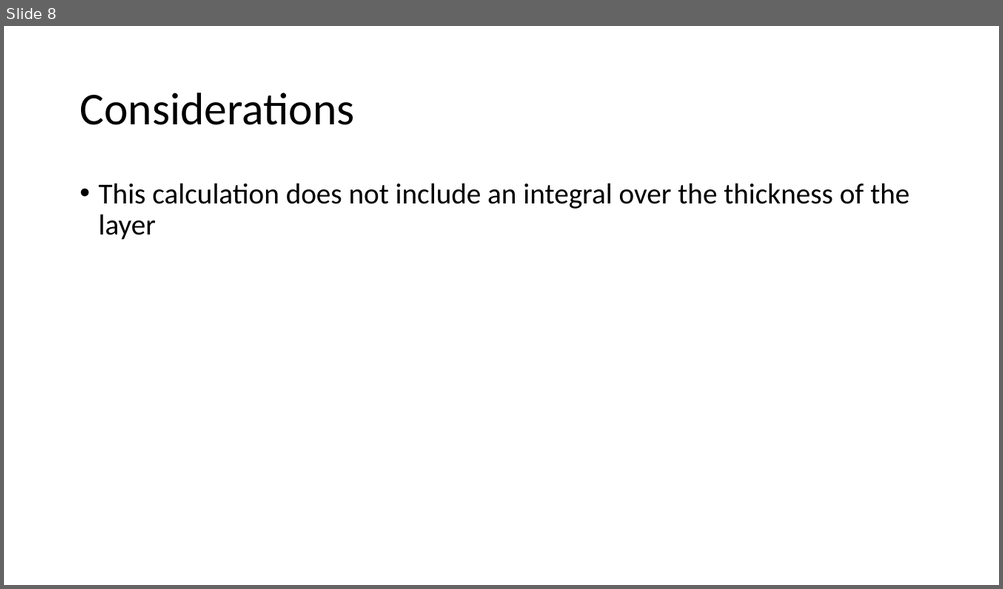
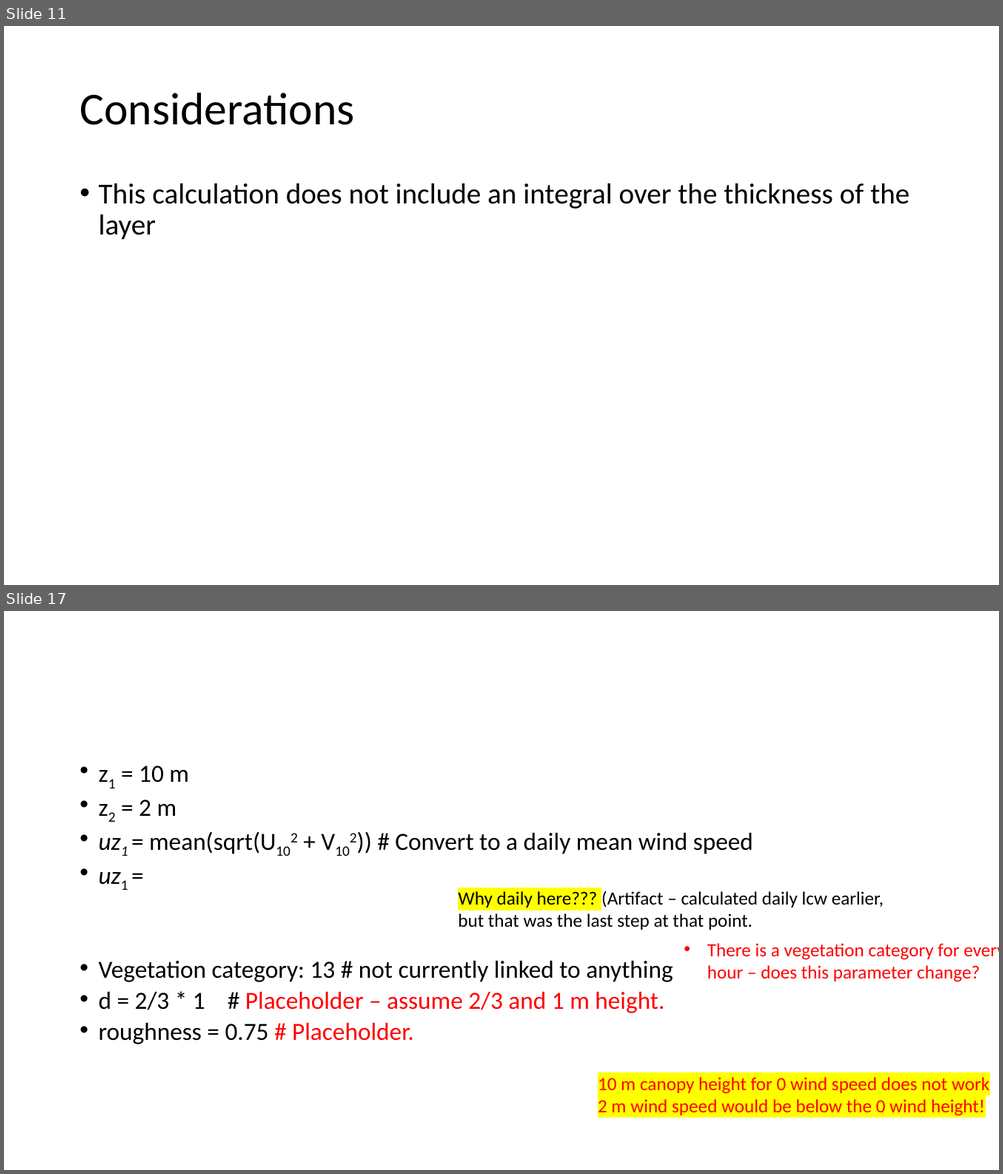
Before and after one commit to akeyel/HI_WRF, a slide deck: Progress/3D_Calcs.pptx. Shown one above the other, each under a label of ours: slide 8 before the commit, slides 11 and 17 after it; the slides between them are not shown. The pictures are 1003x589 and 1003x1174 pixels, drawn with LibreOffice and Linux fonts; fonts in the diff are those of the drawing. Boxes give left, top, right and bottom in pixels: in the first picture for what was removed or moved away, otherwise in the second. Text is boxed around its words. In the diff, an @@ line names an element or a change of style, - is before the commit and + after.

```diff
--- a/Progress/3D_Calcs.pptx
+++ b/Progress/3D_Calcs.pptx
@@ slide 17 added at box(4, 611, 999, 1170), background #FFFFFF @@
@@ text added at box(99, 766, 753, 1045), 23.8 pt, text #000000 @@
+• z1 = 10 m
+• z2 = 2 m
+• uz1 = mean(sqrt(U102 + V102)) # Convert to a daily mean wind speed
+• uz1 =
+• Vegetation category: 13 # not currently linked to anything
+• d = 2/3 * 1 # Placeholder – assume 2/3 and 1 m height.
+• roughness = 0.75 # Placeholder.
@@ text added at box(458, 891, 883, 930), 18 pt, text #000000 @@
+Why daily here??? (Artifact – calculated daily lcw earlier, but that was the last step at that point.
@@ text added at box(707, 943, 999, 982), 18 pt, text #FF0000 @@
+• There is a vegetation category for every hour – does this parameter change?
@@ text added at box(597, 1077, 989, 1116), 18 pt, text #FF0000 @@
+10 m canopy height for 0 wind speed does not work
+2 m wind speed would be below the 0 wind height!
@@ what was slide 8 is now slide 11 @@
```
Also in this commit, not shown: 12 other slides added, 1 other file.
